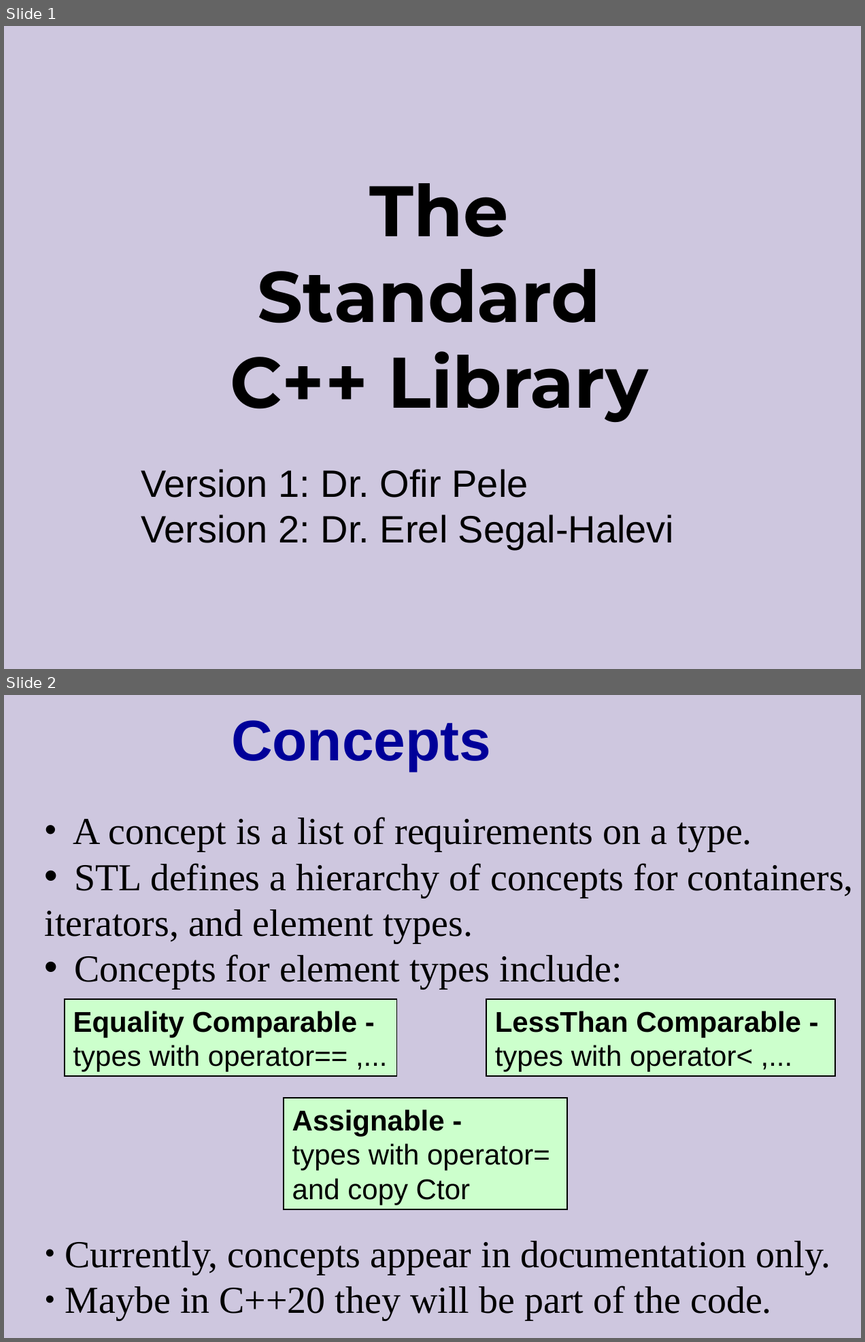
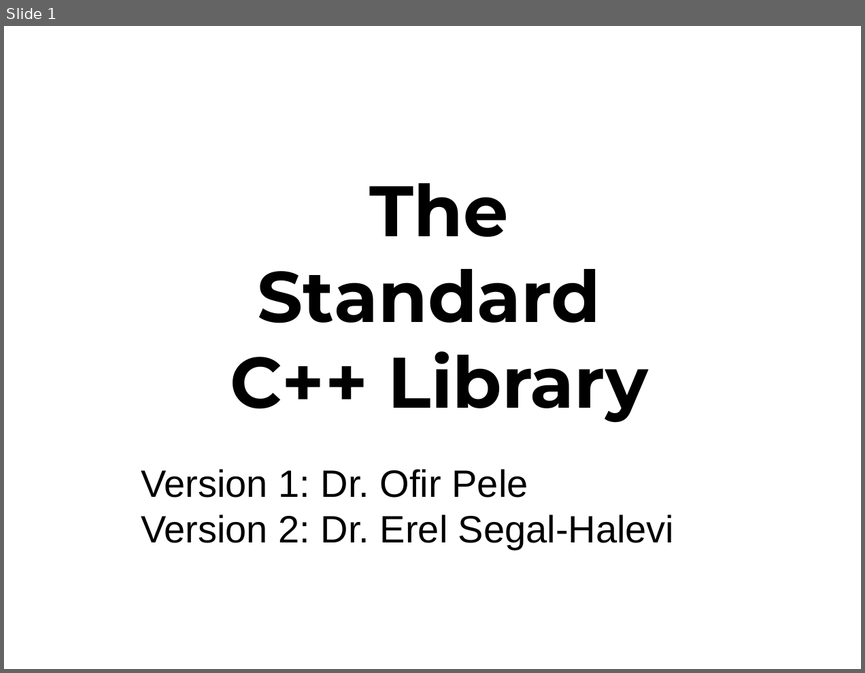
Before and after one commit to cpp-at-ariel/cpp-5779, a slide deck: 10-stl-containers/slides-containers.odp. Shown one above the other, each under a label of ours: slides 1 and 2 before the commit, slide 1 after it. The pictures are 865x1342 and 865x673 pixels, drawn with LibreOffice and Linux fonts; fonts in the diff are those of the drawing. Boxes give left, top, right and bottom in pixels: in the first picture for what was removed or moved away, otherwise in the second. Text is boxed around its words. In the diff, an @@ line names an element or a change of style, - is before the commit and + after.

```diff
--- a/10-stl-containers/slides-containers.odp
+++ b/10-stl-containers/slides-containers.odp
@@ slide 2 removed at box(4, 695, 861, 1338), background #CEC7DF @@
@@ title removed at box(231, 720, 491, 771) @@
-Concepts
@@ free removed at box(36, 802, 861, 1325) @@
-• A concept is a list of requirements on a type.
-• STL defines a hierarchy of concepts for containers,
-iterators, and element types.
-• Concepts for element types include:
-● Currently, concepts appear in documentation only.
-● Maybe in C++20 they will be part of the code.
@@ freeform shape removed at box(65, 999, 397, 1076) @@
-Equality Comparable -
-types with operator== ,...
@@ freeform shape removed at box(486, 999, 835, 1076) @@
-LessThan Comparable -
-types with operator< ,...
@@ freeform shape removed at box(283, 1098, 567, 1209) @@
-Assignable -
-types with operator=
-and copy Ctor
@@ slide 1 changed as well @@
@@ background #CEC7DF to #FFFFFF @@
```
Also in this commit, not shown: 33 other slides changed, 1 other slide removed, 5 other files.
